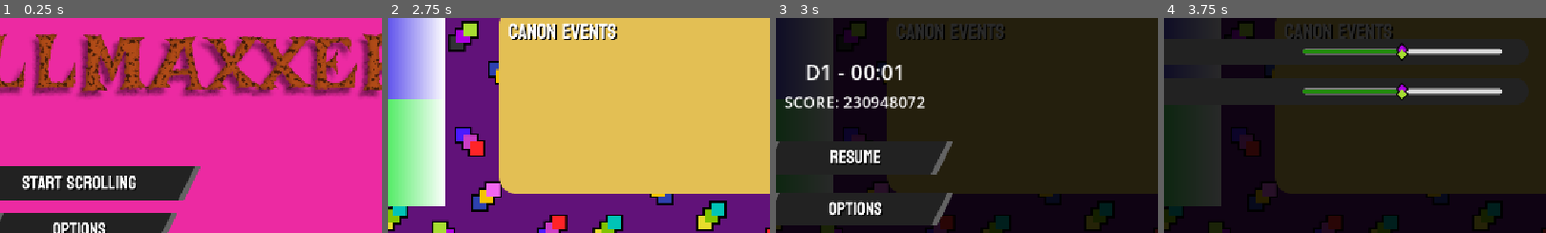
Above: before the commit, frames 1-4 (left to right).
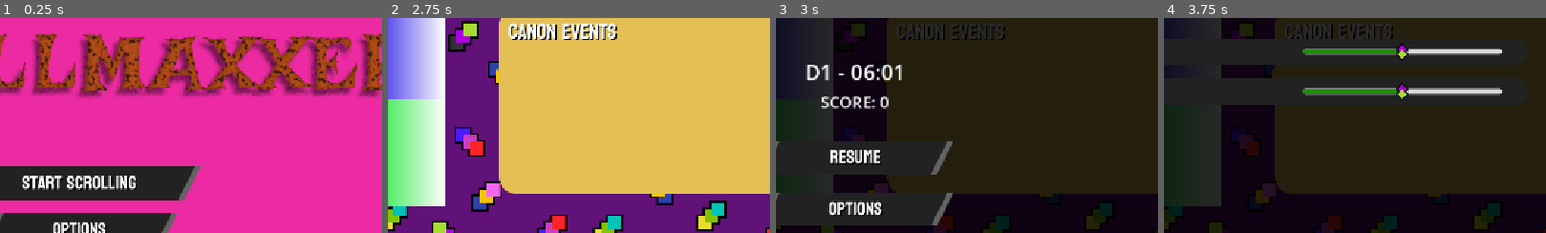
Above: after the commit, the same moments.

Repository: shi-reker/ScrollMaxxer
Game: Godot game, scene res://Scenes/main_menu.tscn
Two runs of this game, one before a commit and one after it. Both use one fixed random seed, a clock stepped at 60 frames per second and the inputs below. The engine's default icon, where the game draws it, is replaced by a stand-in: a white triangle on a blue panel in a dark square.
Inputs (mouse positions are % of the whole screen's width and height, from its top left):
- Up to frame 1 (0.25 s): no input
- Up to frame 2 (2.75 s): click (50, 65) at 0.5 s; click (7, 11) at 1.25 s; click (50, 54) at 2 s
- Up to frame 3 (3 s): click (94, 5) at 2.75 s
- Up to frame 4 (3.75 s): click (50, 60) at 3.5 s
The pictures show only the part of the screen within x 40-90%, y 15-65%; the shares and areas given below are measured in that part.

Frames 1-2 are identical in both runs. In frame 3, 1.5% of the frame differs, in the area x 2-39%, y 21-43%; in frame 4, nothing differs.

Commit message:
score & clock display in pause menu

Diff:
--- a/scripts/autoloads/menu_changes.gd
+++ b/scripts/autoloads/menu_changes.gd
@@ -2,3 +2,5 @@
 
 var nextScene:String
 var prevScene:String
+var playerScore:int
+var dateNtime:Array
--- a/scripts/main/main.gd
+++ b/scripts/main/main.gd
@@ -56,7 +56,7 @@
 
 func update_score():
 	score += score_add * combo
-	print("score is ", score)
+	#print("score is ", score)
 	scoreBoard.text = "score: " +str(score)
 
 func update_combo(increase: bool):
@@ -97,6 +97,9 @@
 	update_score()
 
 func _on_pause_button_pressed() -> void:
+	MenuChanges.dateNtime = [day, hr, min]
+	MenuChanges.playerScore = score
+
 	var pauseLayer = CanvasLayer.new()
 	pauseLayer.process_mode = PROCESS_MODE_ALWAYS
 	var pauseScene = load("res://Scenes/pause_menu.tscn")
--- a/scripts/menus/pause_menu.gd
+++ b/scripts/menus/pause_menu.gd
@@ -6,6 +6,20 @@
 @export var optionsButton:TextureButton
 @export var saveButton:TextureButton
 @export var exitButton:TextureButton
+
+func _ready() -> void:
+	var d = MenuChanges.dateNtime[0]
+	var hr = MenuChanges.dateNtime[1]
+	var min = MenuChanges.dateNtime[2]
+	var strMin
+	var strHR
+	if min < 10:
+		strMin = "0" +str(min)
+	if hr < 10:
+		strHR = "0" +str(hr)
+
+	dateNtime.text = "D" +str(d)+ " - " +strHR+ ":" +strMin
+	score.text = "score: " +str(MenuChanges.playerScore)
 
 func _on_resume_pressed() -> void:
 	get_tree().paused = false
